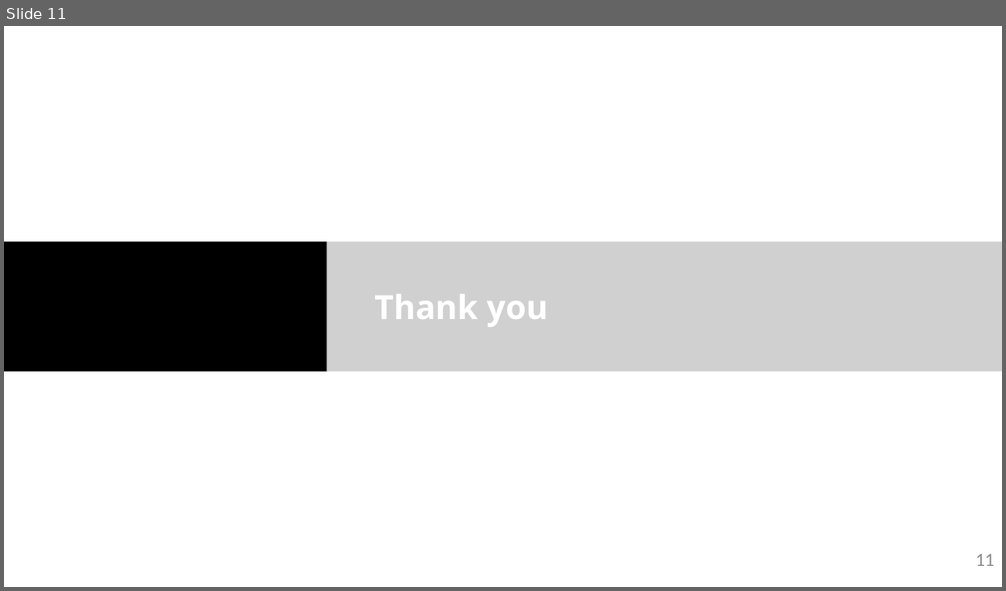
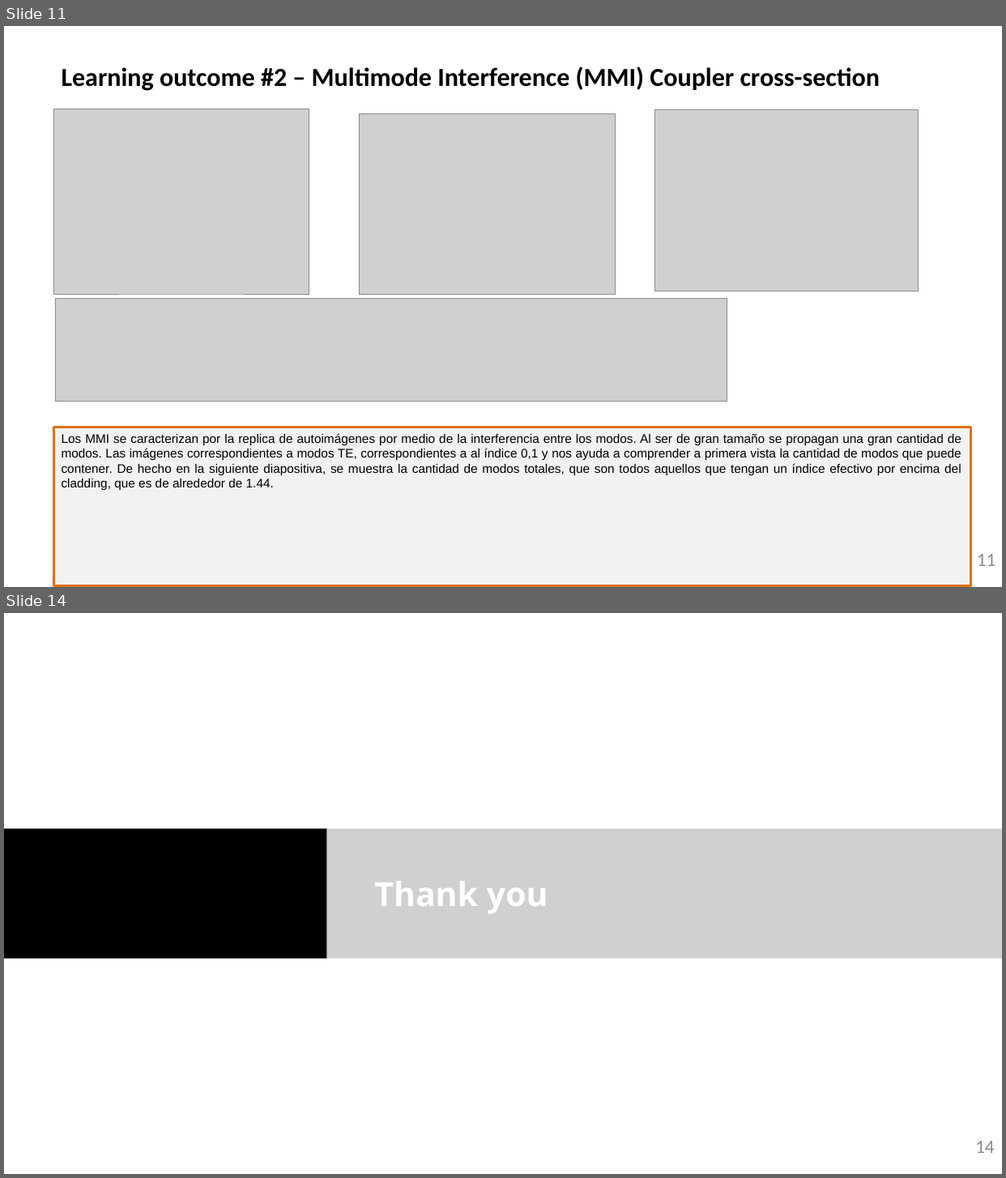
Before and after one commit to RobertoFernandezSevilla/pic-upv-lab0, a slide deck: LabBook_020.pptx. Shown one above the other, each under a label of ours: slide 11 before the commit, slides 11 and 14 after it; the slides between them are not shown. The pictures are 1006x591 and 1006x1178 pixels, drawn with LibreOffice and Linux fonts; fonts in the diff are those of the drawing; grey boxes stand for pictures; background and template pictures are left out. Boxes give left, top, right and bottom in pixels: in the first picture for what was removed or moved away, otherwise in the second. Text is boxed around its words. In the diff, an @@ line names an element or a change of style, - is before the commit and + after.

Commit message:
020 coupler casi terminado

```diff
--- a/LabBook_020.pptx
+++ b/LabBook_020.pptx
@@ slide 11 added at (x1=4, y1=26, x2=1002, y2=587), background #FFFFFF @@
@@ title added at (x1=62, y1=66, x2=880, y2=91), 25 pt, text #000000, bold @@
+Learning outcome #2 – Multimode Interference (MMI) Coupler cross-section
@@ picture added at (x1=53, y1=109, x2=309, y2=294) @@
@@ picture added at (x1=360, y1=113, x2=615, y2=294) @@
@@ picture added at (x1=655, y1=110, x2=918, y2=292) @@
@@ picture added at (x1=56, y1=298, x2=727, y2=402) @@
@@ rectangle added at (x1=53, y1=427, x2=970, y2=586), fill #F2F2F2, outline #E0700D 2.25 pt, 12 pt, text #000000 @@
+Los MMI se caracterizan por la replica de autoimágenes por medio de la interferencia entre los modos. Al ser de gran tamaño se propagan una gran cantidad de modos. Las imágenes correspondientes a modos TE, correspondientes a al índice 0,1 y nos ayuda a comprender a primera vista la cantidad de modos que puede contener. De hecho en la siguiente diapositiva, se muestra la cantidad de modos totales, que son todos aquellos que tengan un índice efectivo por encima del cladding, que es de alrededor de 1.44.
@@ text added at (x1=521, y1=449, x2=538, y2=459), 12 pt, text #585858 @@
+LAB 0.2. COUPLERS
@@ page number added at (x1=977, y1=554, x2=995, y2=566), 18 pt, text #8C8C8C @@
+11
@@ what was slide 11 is now slide 14 @@
@@ page number at (x1=975, y1=1141, x2=994, y2=1153): text changed @@
-11
+14
```
Also in this commit, not shown: 1 slide changed, 2 other slides added, 1 other file.
